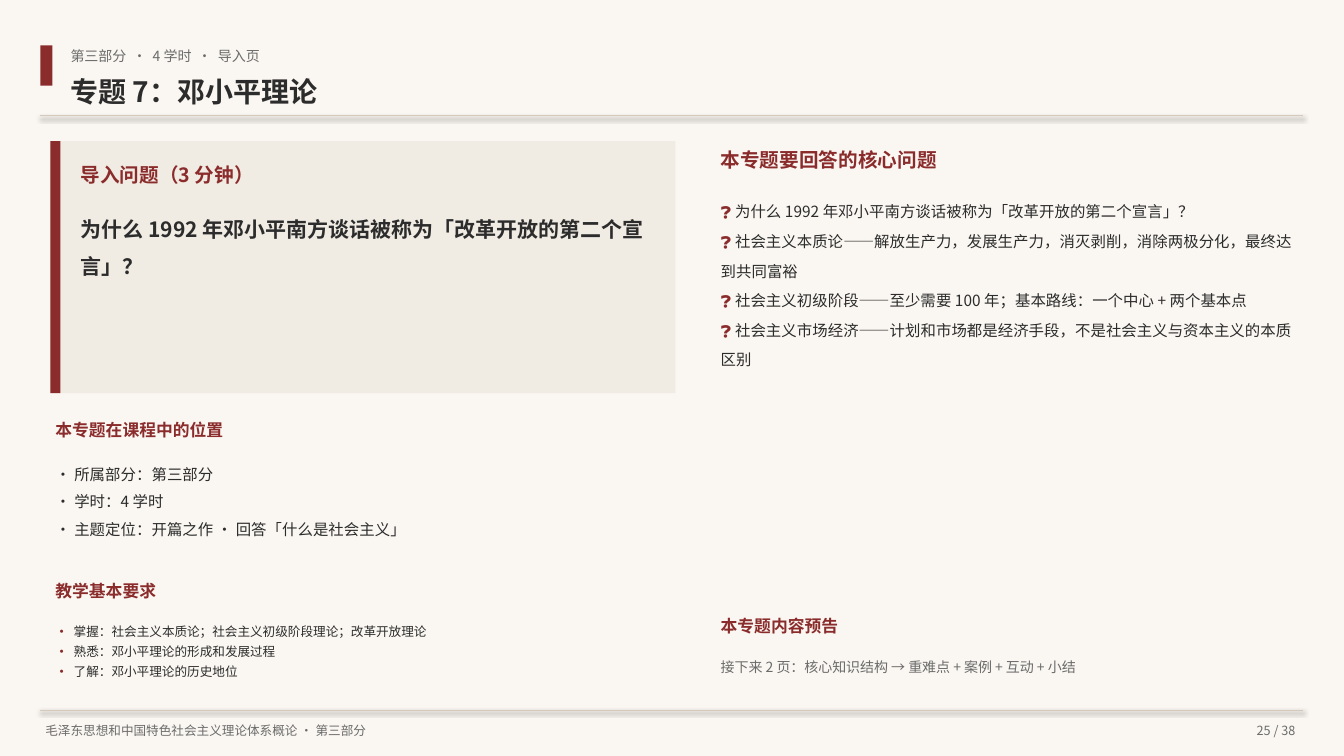
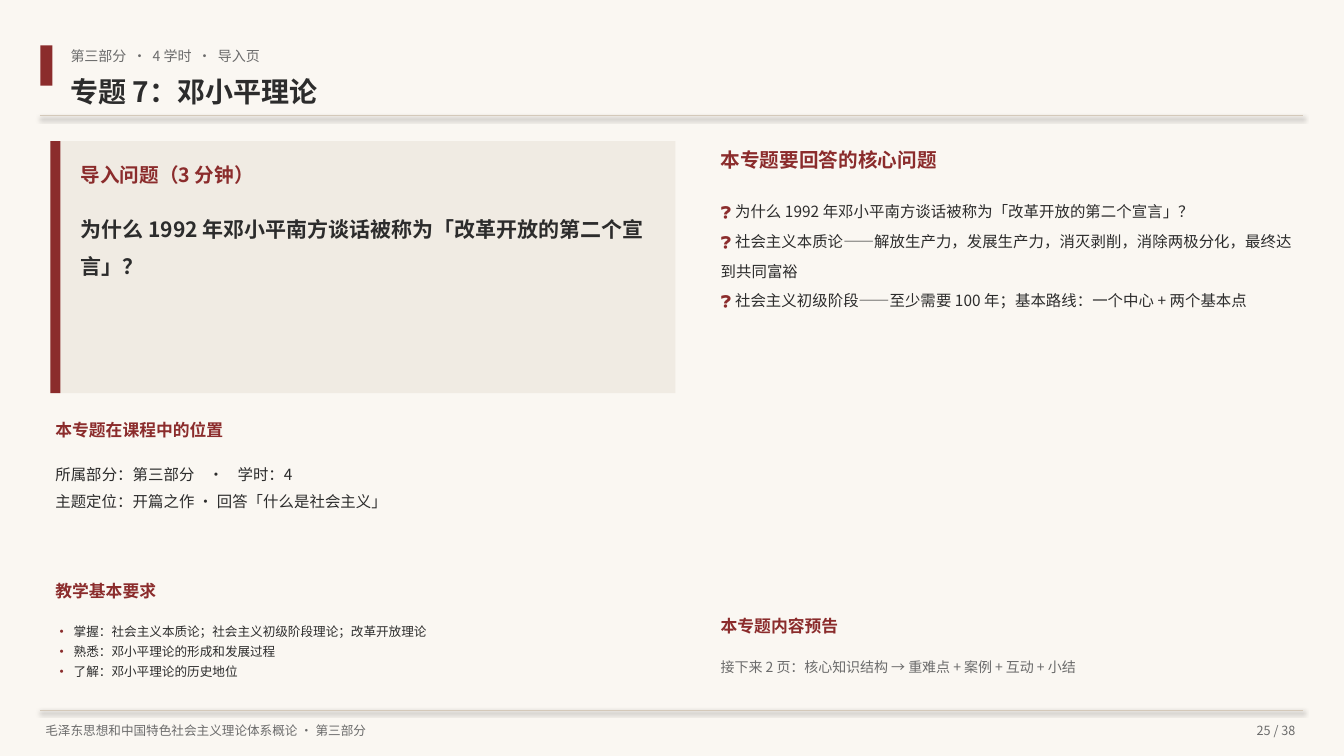
Before and after one commit to hsy358/obsidian-vault, a slide deck: slide 25 of 03-资源/PPT/毛泽东思想和中国特色社会主义理论体系概论 教学大纲概览.pptx. Drawn at 1344x756 pixels with LibreOffice and Linux fonts; fonts in the diff are those of the drawing. Boxes give left, top, right and bottom in pixels: in the first picture for what was removed or moved away, otherwise in the second. Text is boxed around its words. In the diff, an @@ line names an element or a change of style, - is before the commit and + after.

```diff
--- a/03-资源/PPT/毛泽东思想和中国特色社会主义理论体系概论 教学大纲概览.pptx
+++ b/03-资源/PPT/毛泽东思想和中国特色社会主义理论体系概论 教学大纲概览.pptx
@@ text at bbox=[721, 323, 1291, 367]: paragraph removed @@
-❓ 社会主义市场经济——计划和市场都是经济手段，不是社会主义与资本主义的本质区别
@@ text at bbox=[55, 467, 387, 509]: text changed @@
-· 所属部分：第三部分
-· 学时：4 学时
-· 主题定位：开篇之作 · 回答「什么是社会主义」
+所属部分：第三部分 · 学时：4
+主题定位：开篇之作 · 回答「什么是社会主义」
```
Also in this commit, not shown: 12 other slides changed, 2 other files.
